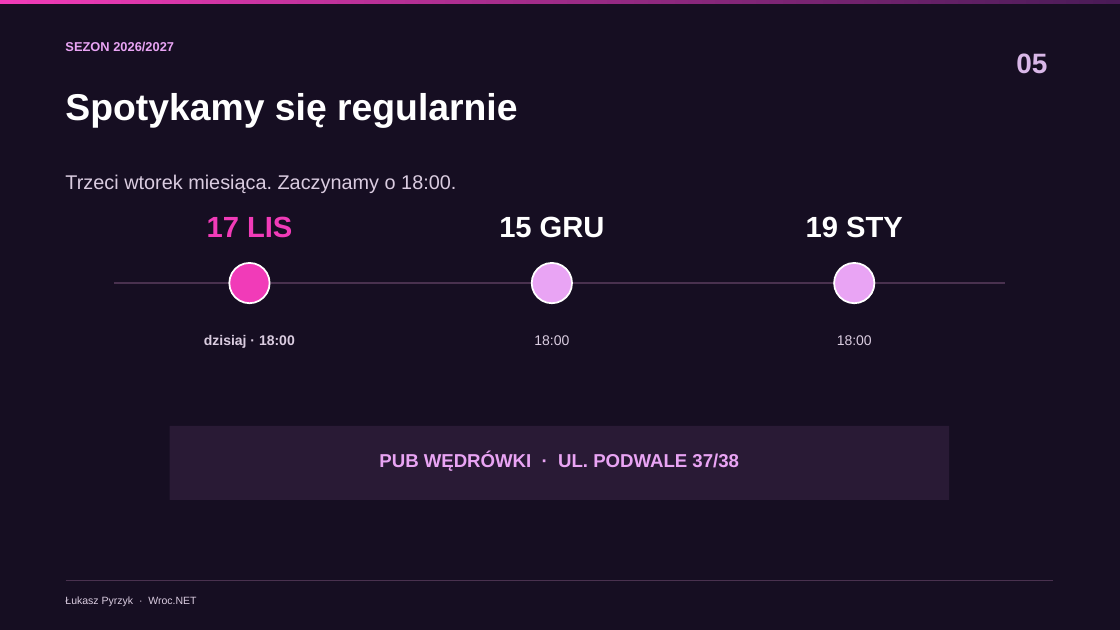
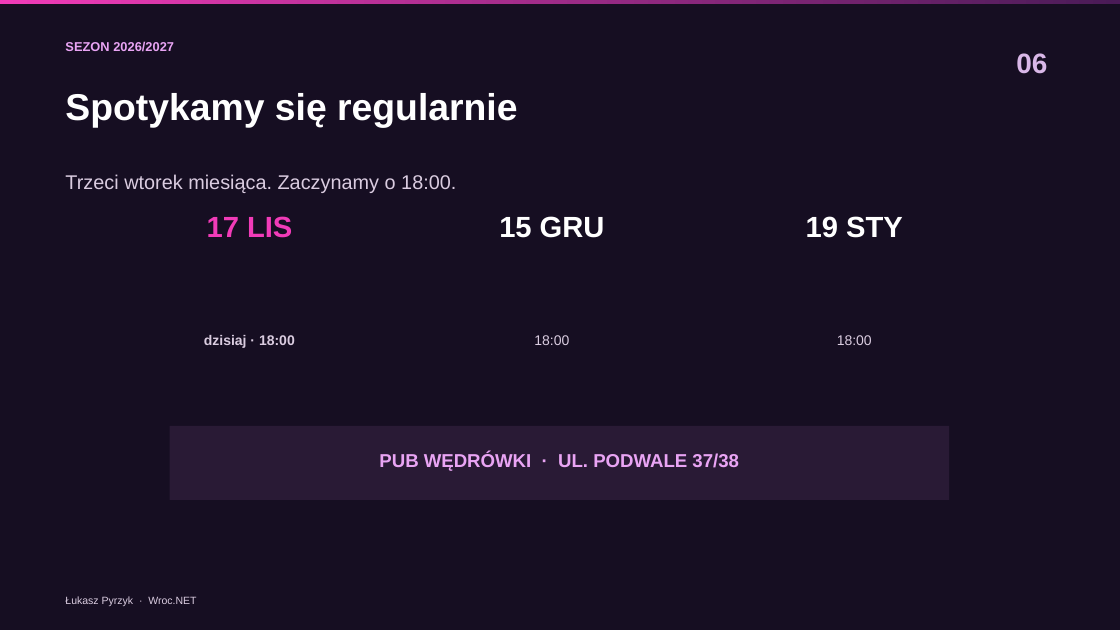
Before and after one commit to lukasz-pyrzyk/wrocnet.org, a slide deck: slide 6 of slides/172/2026-11-17-172-spotkanie.pptx (slide 5 before the commit). Drawn at 1120x630 pixels with LibreOffice and Linux fonts; fonts in the diff are those of the drawing. Boxes give left, top, right and bottom in pixels: in the first picture for what was removed or moved away, otherwise in the second. Text is boxed around its words. In the diff, an @@ line names an element or a change of style, - is before the commit and + after.

```diff
--- a/slides/172/2026-11-17-172-spotkanie.pptx
+++ b/slides/172/2026-11-17-172-spotkanie.pptx
@@ text at [1016,53,1047,74]: text changed @@
-05
+06
@@ ellipse removed at [229,263,270,303] @@
@@ ellipse removed at [532,263,572,303] @@
@@ ellipse removed at [834,263,875,303] @@
@@ line removed from (114, 283) to (1006, 283) @@
@@ line removed from (66, 581) to (1053, 581) @@
```
Also in this commit, not shown: 12 other slides changed, 2 slides added, 1 slide removed, 4 other files.
